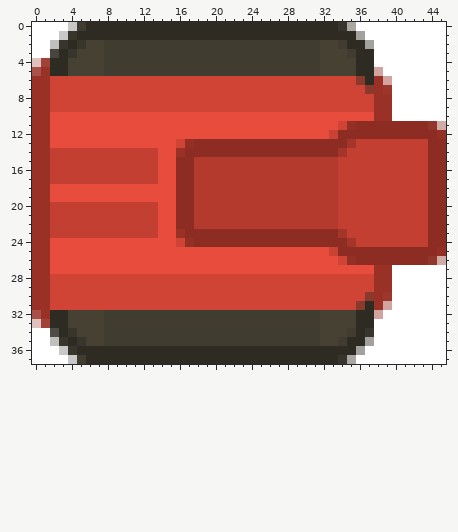
Two versions of one pixel-art sprite, tank_red.png. This is how it looked before the edit.
The file is 46x38 pixels. Colours within 5 levels of each other are drawn and written as one.
The result:
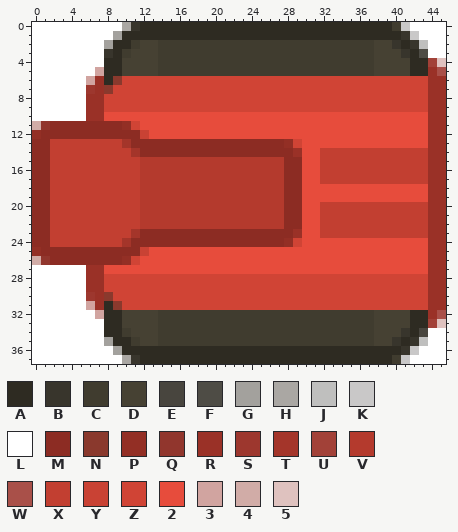
Palette (. is transparent): A #2e2b22  B #38352c  C #403c2f  D #464133  E #48453e  F #4e4c45  G #a3a19d  H #aaa7a3  J #bfbfbe  K #c9c8c8  L #ffffff  M #8c2c23  N #8a392d  P #932f25  Q #91362d  R #9a3127  S #9d372e  T #a4352a  U #a24138  V #b43a2d  W #a95049  X #c23f31  Y #c94234  Z #d04435  2 #e74c3c  3 #d1a4a0  4 #d1aca7  5 #dfc2bf
From old to new:
@@ x 0..45 @@
- 0 LLLLKCAAAAAAAAAAAAAAAAAAAAAAAAAAAABHLLLLLLLLLL
- 1 LLLKBAAAAAAAAAAAAAAAAAAAAAAAAAAAAAAAGLLLLLLLLL
- 2 LLJBABDDCCCCCCCCCCCCCCCCCCCCCCCCDDCAAGLLLLLLLL
- 3 LLEABDDDCCCCCCCCCCCCCCCCCCCCCCCCDDDCAALLLLLLLL
- 4 5UAADDDDCCCCCCCCCCCCCCCCCCCCCCCCDDDDAALLLLLLLL
- 5 WRAADDDDCCCCCCCCCCCCCCCCCCCCCCCCDDDDAA3LLLLLLL
- 6 RRZZZZZZZZZZZZZZZZZZZZZZZZZZZZZZZZZZNAR3LLLLLL
- 7 RRZZZZZZZZZZZZZZZZZZZZZZZZZZZZZZZZZZZNRSLLLLLL
- 8 RRZZZZZZZZZZZZZZZZZZZZZZZZZZZZZZZZZZZZRRLLLLLL
- 9 RRZZZZZZZZZZZZZZZZZZZZZZZZZZZZZZZZZZZZRRLLLLLL
-10 RR222222222222222222222222222222222222RRLLLLLL
-11 RR22222222222222222222222222222222ZPMMMMMMMMQ4
-12 RR2222222222222222222222222222222YMMMMMMMMMMMP
-13 RR22222222222222ZPMMMMMMMMMMMMMMMMMTXXXXXXXXMM
-14 RRXXXXXXXXXXXX22RMMMMMMMMMMMMMMMMMTXXXXXXXXXMM
-15 RRXXXXXXXXXXXX22MMVVVVVVVVVVVVVVVVXXXXXXXXXXMM
-16 RRXXXXXXXXXXXX22MMVVVVVVVVVVVVVVVVXXXXXXXXXXMM
-17 RRXXXXXXXXXXXX22MMVVVVVVVVVVVVVVVVXXXXXXXXXXMM
-18 RR22222222222222MMVVVVVVVVVVVVVVVVXXXXXXXXXXMM
-19 RR22222222222222MMVVVVVVVVVVVVVVVVXXXXXXXXXXMM
-20 RRXXXXXXXXXXXX22MMVVVVVVVVVVVVVVVVXXXXXXXXXXMM
-21 RRXXXXXXXXXXXX22MMVVVVVVVVVVVVVVVVXXXXXXXXXXMM
-22 RRXXXXXXXXXXXX22MMVVVVVVVVVVVVVVVVXXXXXXXXXXMM
-23 RRXXXXXXXXXXXX22RMMMMMMMMMMMMMMMMMTXXXXXXXXXMM
-24 RR22222222222222ZPMMMMMMMMMMMMMMMMMTXXXXXXXXMM
-25 RR2222222222222222222222222222222YMMMMMMMMMMMP
-26 RR22222222222222222222222222222222ZPMMMMMMMMQ4
-27 RR222222222222222222222222222222222222RRLLLLLL
-28 RRZZZZZZZZZZZZZZZZZZZZZZZZZZZZZZZZZZZZRRLLLLLL
-29 RRZZZZZZZZZZZZZZZZZZZZZZZZZZZZZZZZZZZZRRLLLLLL
-30 RRZZZZZZZZZZZZZZZZZZZZZZZZZZZZZZZZZZZNRSLLLLLL
-31 RRZZZZZZZZZZZZZZZZZZZZZZZZZZZZZZZZZZNAR3LLLLLL
-32 WRAADDDDCCCCCCCCCCCCCCCCCCCCCCCCDDDDAA3LLLLLLL
-33 5UAADDDDCCCCCCCCCCCCCCCCCCCCCCCCDDDDAALLLLLLLL
-34 LLFABDDDCCCCCCCCCCCCCCCCCCCCCCCCDDDCABLLLLLLLL
-35 LLJBABDDCCCCCCCCCCCCCCCCCCCCCCCCDDCAAGLLLLLLLL
-36 LLLKBAAAAAAAAAAAAAAAAAAAAAAAAAAAAAAAGLLLLLLLLL
-37 LLLLKCAAAAAAAAAAAAAAAAAAAAAAAAAAAABHLLLLLLLLLL
+ 0 LLLLLLLLLLHBAAAAAAAAAAAAAAAAAAAAAAAAAAAACKLLLL
+ 1 LLLLLLLLLGAAAAAAAAAAAAAAAAAAAAAAAAAAAAAAABKLLL
+ 2 LLLLLLLLGAACDDCCCCCCCCCCCCCCCCCCCCCCCCDDBABJLL
+ 3 LLLLLLLLBACDDDCCCCCCCCCCCCCCCCCCCCCCCCDDDBAFLL
+ 4 LLLLLLLLAADDDDCCCCCCCCCCCCCCCCCCCCCCCCDDDDAAU5
+ 5 LLLLLLL3AADDDDCCCCCCCCCCCCCCCCCCCCCCCCDDDDAARW
+ 6 LLLLLL3RANZZZZZZZZZZZZZZZZZZZZZZZZZZZZZZZZZZRR
+ 7 LLLLLLSRNZZZZZZZZZZZZZZZZZZZZZZZZZZZZZZZZZZZRR
+ 8 LLLLLLRRZZZZZZZZZZZZZZZZZZZZZZZZZZZZZZZZZZZZRR
+ 9 LLLLLLRRZZZZZZZZZZZZZZZZZZZZZZZZZZZZZZZZZZZZRR
+10 LLLLLLRR222222222222222222222222222222222222RR
+11 4QMMMMMMMMPZ22222222222222222222222222222222RR
+12 PMMMMMMMMMMMY2222222222222222222222222222222RR
+13 MMXXXXXXXXTMMMMMMMMMMMMMMMMMPZ22222222222222RR
+14 MMXXXXXXXXXTMMMMMMMMMMMMMMMMMR22XXXXXXXXXXXXRR
+15 MMXXXXXXXXXXVVVVVVVVVVVVVVVVMM22XXXXXXXXXXXXRR
+16 MMXXXXXXXXXXVVVVVVVVVVVVVVVVMM22XXXXXXXXXXXXRR
+17 MMXXXXXXXXXXVVVVVVVVVVVVVVVVMM22XXXXXXXXXXXXRR
+18 MMXXXXXXXXXXVVVVVVVVVVVVVVVVMM22222222222222RR
+19 MMXXXXXXXXXXVVVVVVVVVVVVVVVVMM22222222222222RR
+20 MMXXXXXXXXXXVVVVVVVVVVVVVVVVMM22XXXXXXXXXXXXRR
+21 MMXXXXXXXXXXVVVVVVVVVVVVVVVVMM22XXXXXXXXXXXXRR
+22 MMXXXXXXXXXXVVVVVVVVVVVVVVVVMM22XXXXXXXXXXXXRR
+23 MMXXXXXXXXXTMMMMMMMMMMMMMMMMMR22XXXXXXXXXXXXRR
+24 MMXXXXXXXXTMMMMMMMMMMMMMMMMMPZ22222222222222RR
+25 PMMMMMMMMMMMY2222222222222222222222222222222RR
+26 4QMMMMMMMMPZ22222222222222222222222222222222RR
+27 LLLLLLRR222222222222222222222222222222222222RR
+28 LLLLLLRRZZZZZZZZZZZZZZZZZZZZZZZZZZZZZZZZZZZZRR
+29 LLLLLLRRZZZZZZZZZZZZZZZZZZZZZZZZZZZZZZZZZZZZRR
+30 LLLLLLSRNZZZZZZZZZZZZZZZZZZZZZZZZZZZZZZZZZZZRR
+31 LLLLLL3RANZZZZZZZZZZZZZZZZZZZZZZZZZZZZZZZZZZRR
+32 LLLLLLL3AADDDDCCCCCCCCCCCCCCCCCCCCCCCCDDDDAARW
+33 LLLLLLLLAADDDDCCCCCCCCCCCCCCCCCCCCCCCCDDDDAAU5
+34 LLLLLLLLAACDDDCCCCCCCCCCCCCCCCCCCCCCCCDDDBAELL
+35 LLLLLLLLGAACDDCCCCCCCCCCCCCCCCCCCCCCCCDDBABJLL
+36 LLLLLLLLLGAAAAAAAAAAAAAAAAAAAAAAAAAAAAAAABKLLL
+37 LLLLLLLLLLHBAAAAAAAAAAAAAAAAAAAAAAAAAAAACKLLLL
Changed places in both pictures, as pixel boxes (x1, y1, x2, y2):
changed: (32, 22, 194, 364)
changed: (284, 22, 446, 364)
